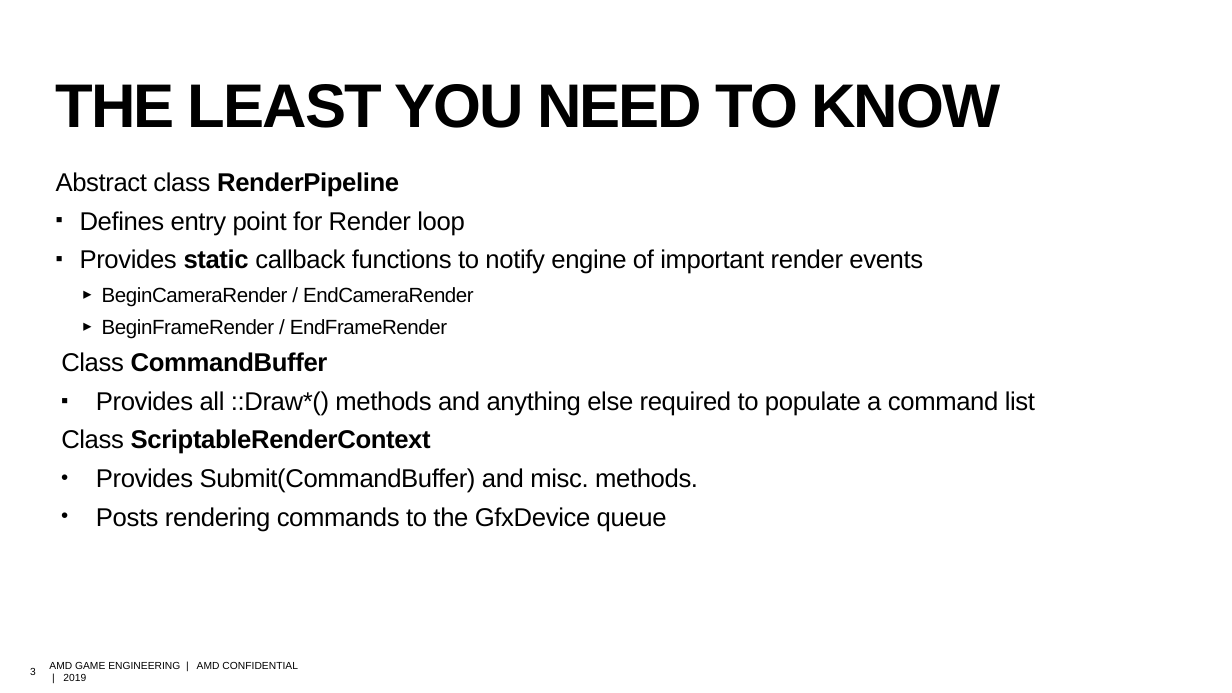
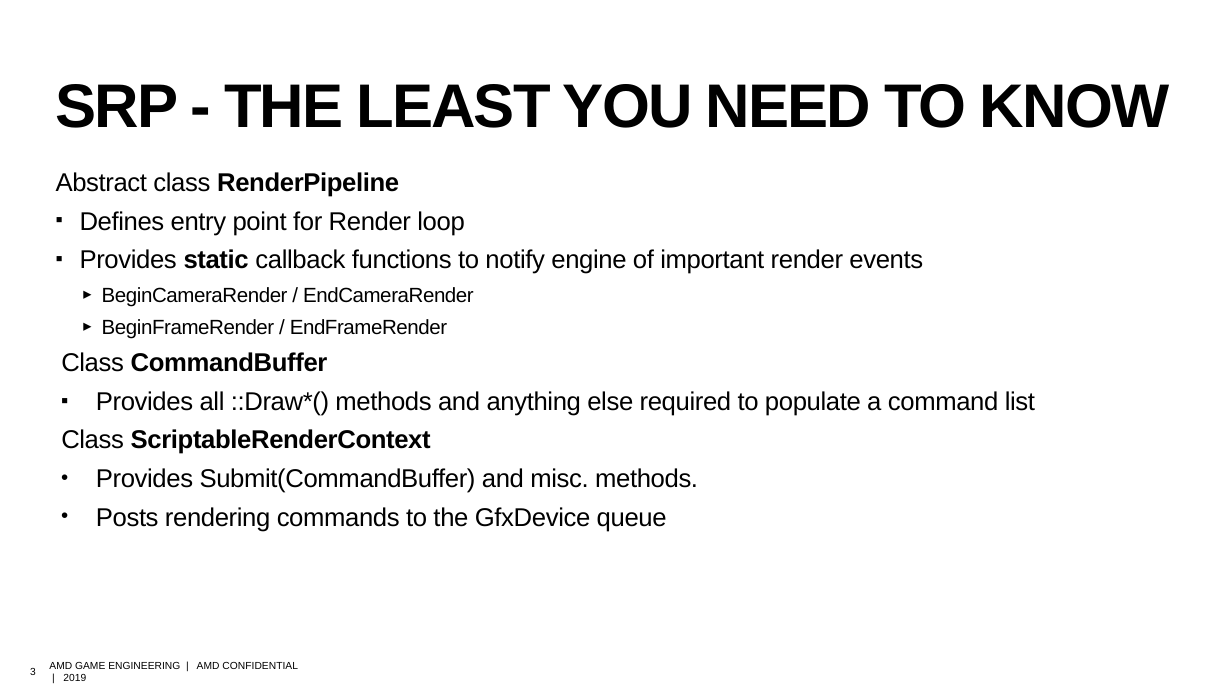
Before and after one commit to david-lively/CustomSRP, a slide deck: slide 3 of HDRP.pptx. Drawn at 1232x693 pixels with LibreOffice and Linux fonts; fonts in the diff are those of the drawing; background and template pictures are left out. Boxes give left, top, right and bottom in pixels: in the first picture for what was removed or moved away, otherwise in the second. Text is boxed around its words. In the diff, an @@ line names an element or a change of style, - is before the commit and + after.

```diff
--- a/HDRP.pptx
+++ b/HDRP.pptx
@@ title at bbox=[55, 84, 1169, 128]: text changed @@
-THE LEAST YOU NEED TO KNOW
+SRP - THE LEAST YOU NEED TO KNOW
```
Also in this commit, not shown: 5 other slides changed, 4 slides added, 2 other files.
